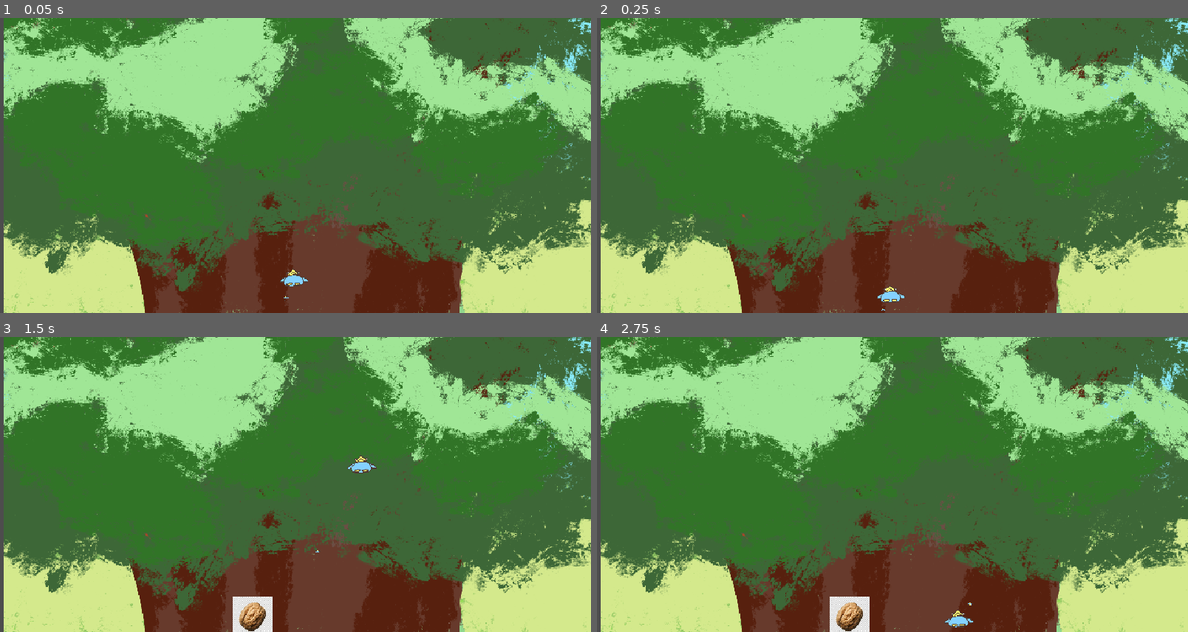
Above: before the commit, frames 1-4 (two rows, left to right).
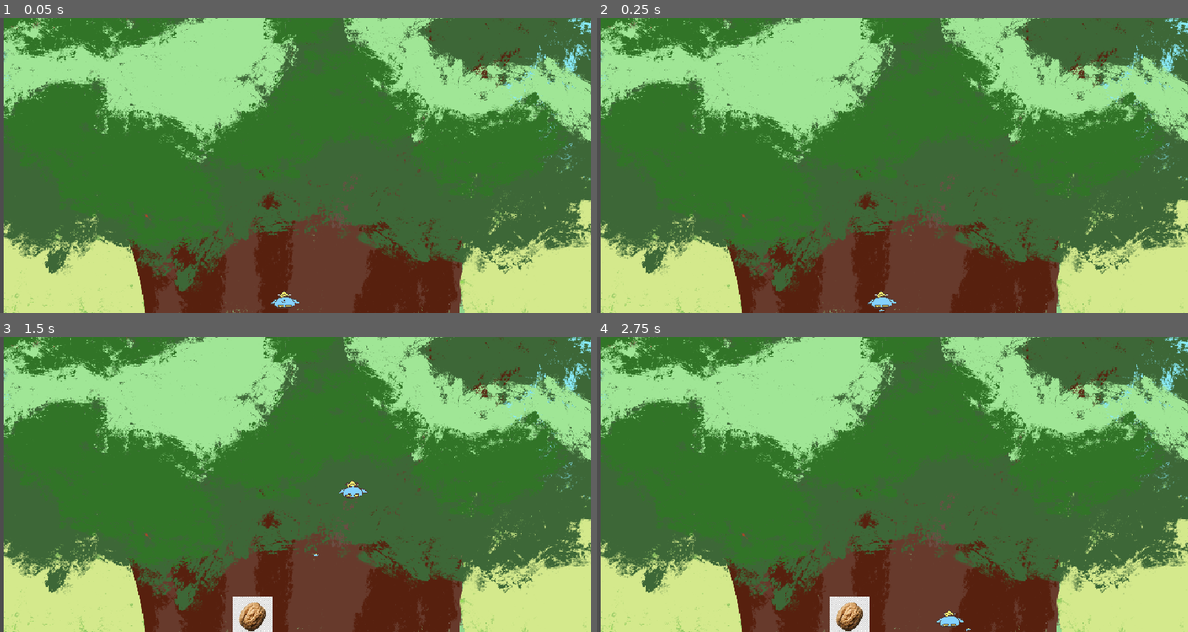
Above: after the commit, the same moments.

Repository: ovanbeurden/bird-game
Game: Godot game, scene res://scenes/camera.tscn
Same seed, same stepped clock (60 frames per second), same inputs: the game is played once before the commit and once after it.
Inputs (mouse positions are in pixels of both pictures, inside the frame that each line leads up to):
- Up to frame 1 (0.05 s): no input
- Up to frame 2 (0.25 s): no input
- Up to frame 3 (1.5 s): tap Enter at 0.5 s; drag from (301, 611) to (354, 419) at 0.52 s; drag from (289, 629) to (372, 410) at 1.27 s
- Up to frame 4 (2.75 s): move the mouse to (880, 631) at 2.02 s; click (880, 631) at 2.17 s

The runs differ from the first frame. In frame 1, 0.3% of the frame differs, in the area x 45-53%, y 85-99%; in frame 2, 0.2%; in frame 3, 0.3%, in the area x 53-64%, y 40-75%; in frame 4, 0.2%.

Commit message:
No collide

Diff:
--- a/bird-game/scenes/bird_guy.tscn
+++ b/bird-game/scenes/bird_guy.tscn
@@ -26,10 +26,11 @@
 
 [node name="BirdGuy" type="CharacterBody2D"]
 scale = Vector2(0.20040649, 0.15408629)
+collision_layer = 2
 script = ExtResource("1_nit21")
 
 [node name="CollisionShape2D" type="CollisionShape2D" parent="."]
-position = Vector2(73.912254, -277.64478)
+position = Vector2(-0.9356079, -5.070221)
 scale = Vector2(1.0000002, 1.0000002)
 shape = SubResource("RectangleShape2D_kod1s")
 script = ExtResource("2_bu8xt")
@@ -38,12 +39,12 @@
 script = ExtResource("3_oyc7i")
 
 [node name="CollisionShape2D" type="CollisionShape2D" parent="Area2D"]
-position = Vector2(143.77025, -318.40924)
+position = Vector2(68.922386, -45.834686)
 scale = Vector2(1.0000002, 1.0000002)
 shape = SubResource("RectangleShape2D_gtx3x")
 
 [node name="Sprite2D" type="Sprite2D" parent="Area2D"]
-position = Vector2(63.932552, -279.46994)
+position = Vector2(-10.915318, -6.8954163)
 scale = Vector2(0.3554767, 0.35267046)
 texture = ExtResource("4_tx71x")
 script = SubResource("GDScript_ys67x")
--- a/bird-game/scenes/character_body_2d.gd
+++ b/bird-game/scenes/character_body_2d.gd
@@ -32,6 +32,7 @@
                 $Area2D/Sprite2D.texture = bird_data.texture_close
                 score += body.nutscore
                 print(score)
+                # TODO: remove nut
 
     #scale = Vector2(score/10000+0.1, score/10000+0.1)
     print(score)
--- a/bird-game/scripts/birb_unit.gd
+++ b/bird-game/scripts/birb_unit.gd
@@ -2,8 +2,8 @@
 
 # Called when the node enters the scene tree for the first time.
 func _ready() -> void:
-	pass # Replace with function body.
+    pass # Replace with function body.
 
 # Called every frame. 'delta' is the elapsed time since the previous frame.
 func _process(delta: float) -> void:
-	pass
+    pass
